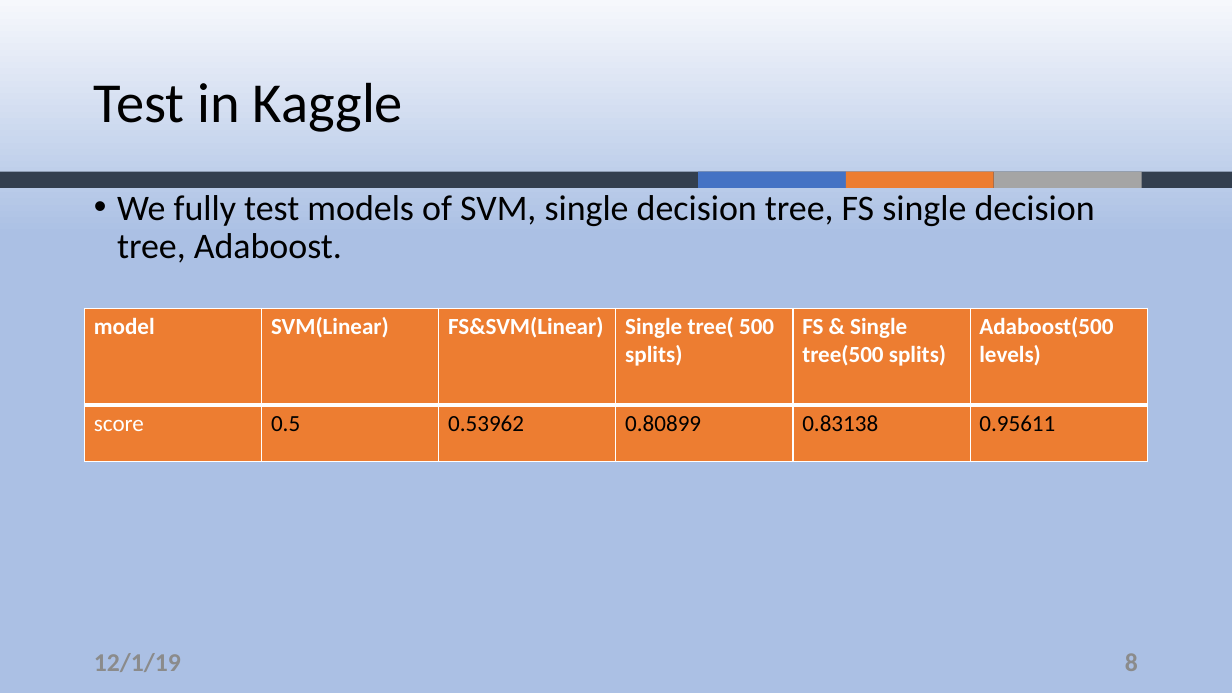
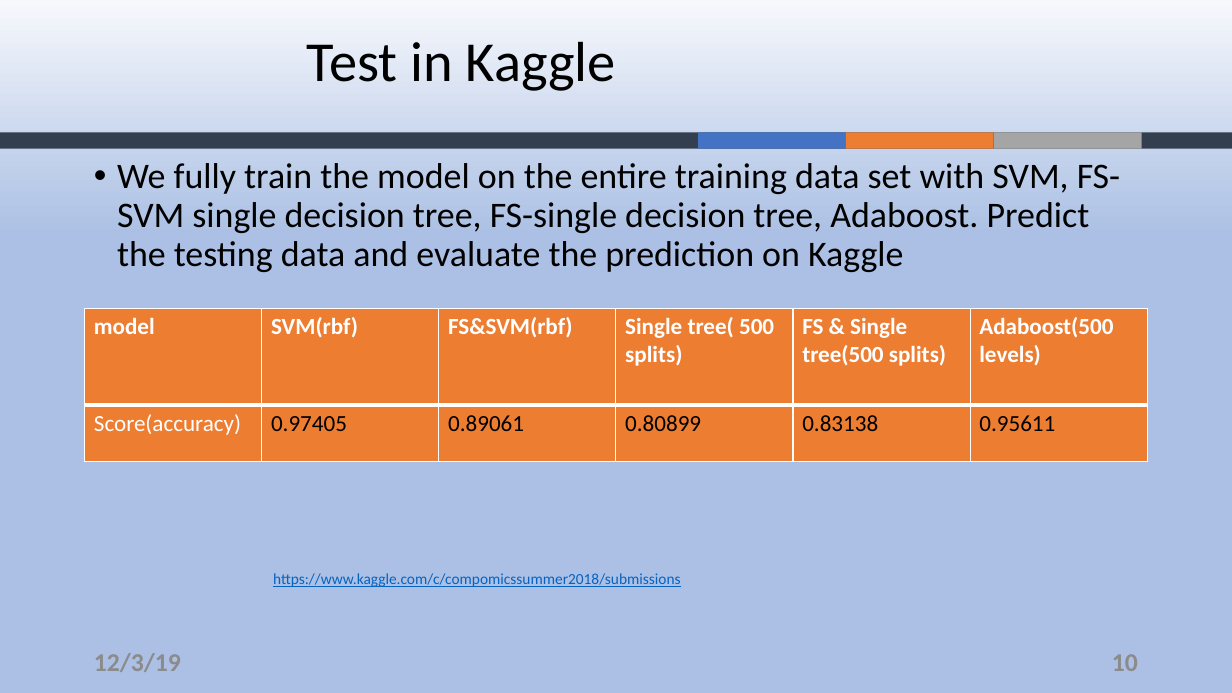
Before and after one commit to ZouYao0720/final-project-, a slide deck: slide 10 of final-presentation.pptx (slide 8 before the commit). Drawn at 1232x693 pixels with LibreOffice and Linux fonts; fonts in the diff are those of the drawing; background and template pictures are left out. Boxes give left, top, right and bottom in pixels: in the first picture for what was removed or moved away, otherwise in the second. Text is boxed around its words. In the diff, an @@ line names an element or a change of style, - is before the commit and + after.

```diff
--- a/final-presentation.pptx
+++ b/final-presentation.pptx
@@ title "Test in Kaggle": place and size @@
-title "Test in Kaggle" at box(94, 82, 403, 132)
+title "Test in Kaggle" at box(307, 41, 616, 91)
@@ 4 rectangles: place and size @@
-4 rectangles at box(0, 172, 1232, 189)
+4 rectangles at box(0, 132, 1232, 149)
@@ text at box(117, 163, 1120, 272): text changed @@
-• We fully test models of SVM, single decision tree, FS single decision tree, Adaboost.
+• We fully train the model on the entire training data set with SVM, FS-SVM single decision tree, FS-single decision tree, Adaboost. Predict the testing data and evaluate the prediction on Kaggle
@@ table at box(85, 308, 1150, 461) @@
-row 1, column 2: SVM(Linear)
+row 1, column 2: SVM(rbf)
-row 1, column 3: FS&SVM(Linear)
+row 1, column 3: FS&SVM(rbf)
-row 2: score | 0.5 | 0.53962 | 0.80899 | 0.83138 | 0.95611
+row 2: Score(accuracy) | 0.97405 | 0.89061 | 0.80899 | 0.83138 | 0.95611
@@ text added at box(273, 573, 681, 587), 12 pt, text #0563C1, underline @@
+https://www.kaggle.com/c/compomicssummer2018/submissions
@@ text at box(94, 653, 181, 672): text changed @@
-12/1/19
+12/3/19
@@ page number at box(1112, 654, 1138, 671): text changed @@
-8
+10
```
Also in this commit, not shown: 8 other slides changed, 3 slides added, 2 slides removed.
